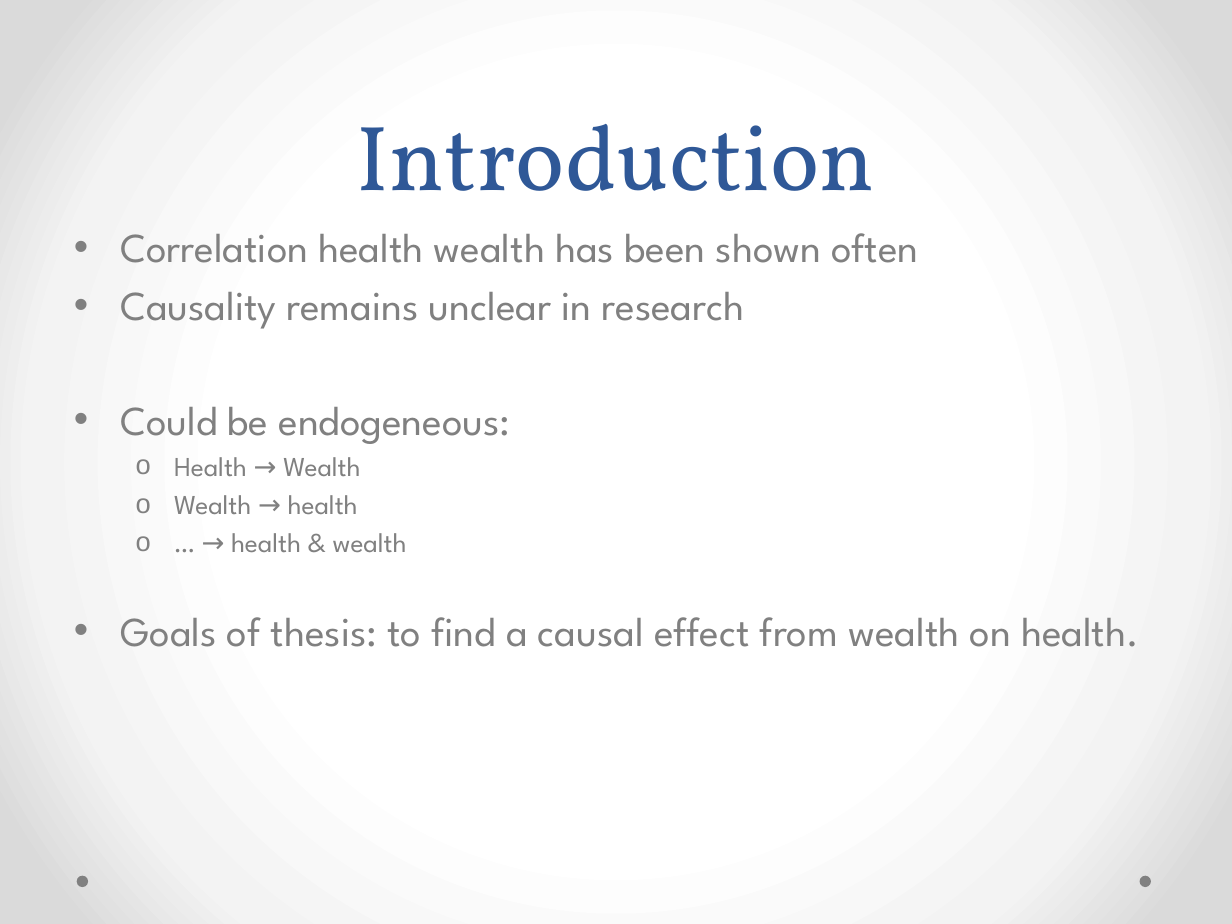
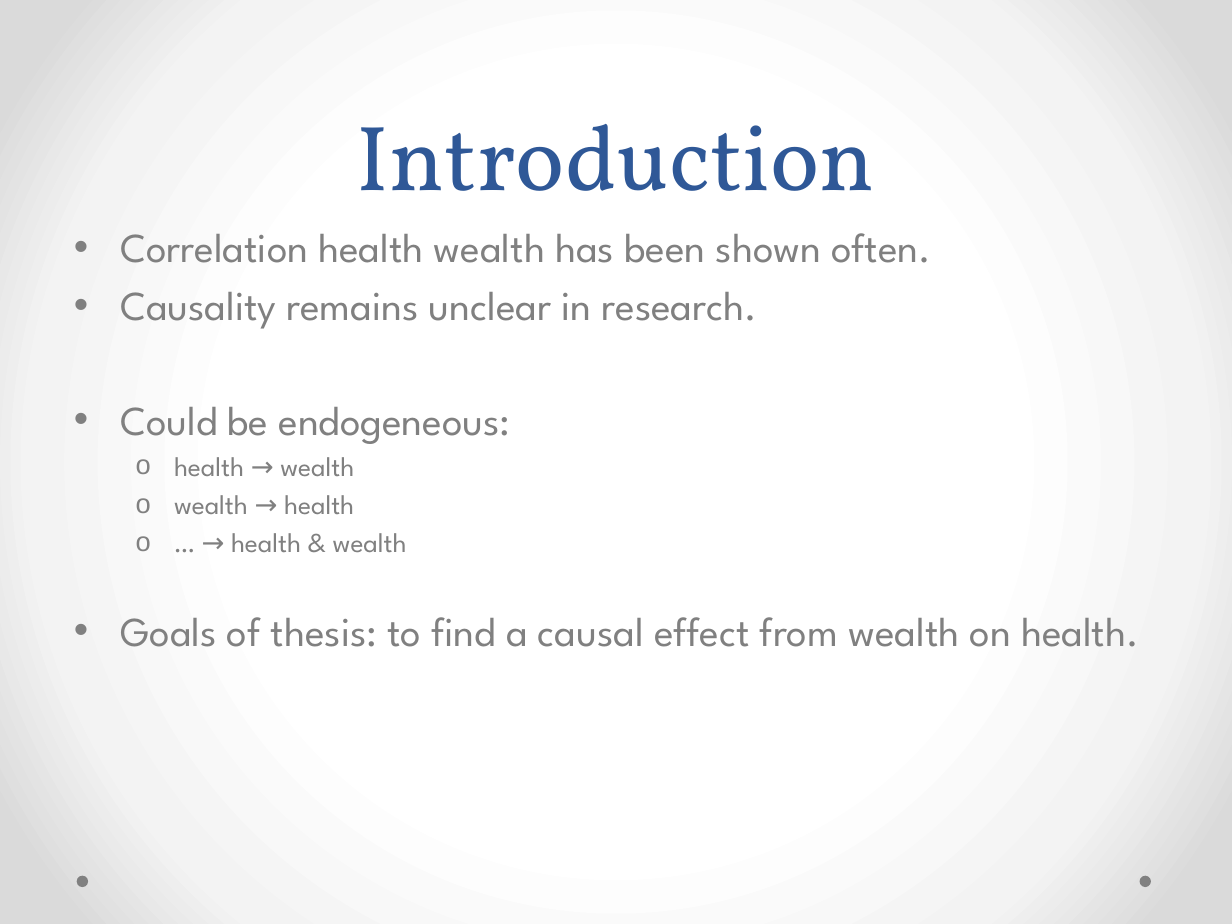
Before and after one commit to NielsvanOpstal/wealthy-healthy, a slide deck: slide 2 of presentation/presentatie.pptx. Drawn at 1232x924 pixels with LibreOffice and Linux fonts; fonts in the diff are those of the drawing. Boxes give left, top, right and bottom in pixels: in the first picture for what was removed or moved away, otherwise in the second. Text is boxed around its words. In the diff, an @@ line names an element or a change of style, - is before the commit and + after.

```diff
--- a/presentation/presentatie.pptx
+++ b/presentation/presentatie.pptx
@@ text at [120, 233, 931, 329]: text changed @@
-• Correlation health wealth has been shown often
-• Causality remains unclear in research
+• Correlation health wealth has been shown often.
+• Causality remains unclear in research.
@@ text at [174, 457, 354, 514]: text changed @@
-  o Health → Wealth
-  o Wealth → health
+  o health → wealth
+  o wealth → health
```
Also in this commit, not shown: 1 other slide changed, 1 slide added.
